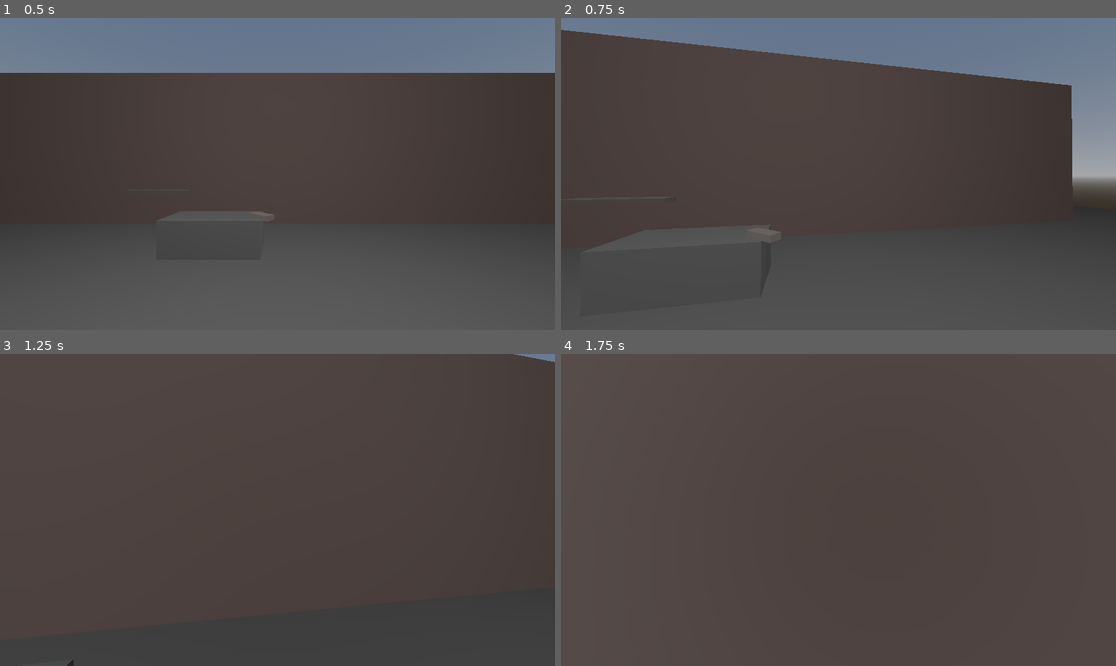
Above: before the commit, frames 1-4 (two rows, left to right).
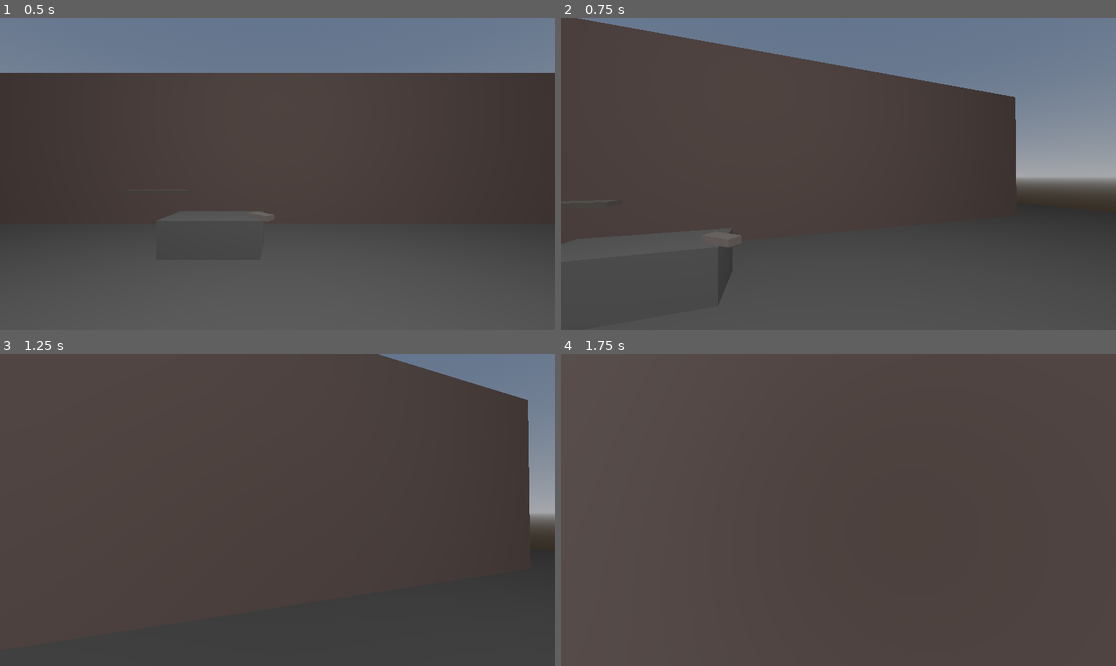
Above: after the commit, the same moments.

Repository: FlstTrnshd/Forgelord
Game: Godot game, scene res://main.tscn
Same seed, same stepped clock (60 frames per second), same inputs: the game is played once before the commit and once after it.
Inputs (mouse positions are in pixels of both pictures, inside the frame that each line leads up to):
- Up to frame 1 (0.5 s): no input
- Up to frame 2 (0.75 s): tap Enter at 0.5 s; move the mouse to (866, 174) at 0.52 s; press the mouse at (866, 174) at 0.53 s; hold W (move_forward) from 0.53 s (still down)
- Up to frame 3 (1.25 s): keep holding W (move_forward); tap Tab (tab) at 0.8 s
- Up to frame 4 (1.75 s): keep holding W (move_forward); move the mouse to (810, 510) at 1.27 s; release the mouse at (810, 510) at 1.28 s; tap Tab (tab) at 1.35 s; click (810, 510) at 1.55 s

Frame 1 is identical in both runs. In frame 2, 5.9% of the frame differs, in the area x 0-93%, y 0-74%; in frame 3, 4.5%; in frame 4, less than 0.1%.
Error before the commit: Cannot call method 'get_first_node_in_group' on a null value. (res://hammer.gd:3)

Commit message:
Anvil Script mostly done

Diff:
--- a/Weapon.tscn
+++ b/Weapon.tscn
@@ -5,8 +5,7 @@
 [sub_resource type="BoxShape3D" id="BoxShape3D_ab8f4"]
 size = Vector3(0.5, 1.75, 0.1)
 
-[node name="Node3D" type="StaticBody3D" unique_id=694019533 groups=["Weapon"]]
-transform = Transform3D(0.5, 0, 0, 0, 0.5, 0, 0, 0, 0.5, 0, 0, 0)
+[node name="Static_Body" type="StaticBody3D" unique_id=694019533 groups=["Weapon"]]
 script = ExtResource("1_amow5")
 type = "Weapon"
 
--- a/anvil.gd
+++ b/anvil.gd
@@ -1,4 +1,68 @@
 extends StaticBody3D
 class_name Bench
 
+const WEAPON_INGOT_COUNT = {1: "Dagger", 2: "Shortsword", 3: "Greatsword"}
+@onready var WeaponScne = load("res://Weapon.tscn")
+@onready var player = get_tree().get_first_node_in_group("player")
+
 var assigned_slots = 0
+
+var forge_confirmed = true
+
+var PH_Instance = null
+
+func _input(event: InputEvent) -> void:
+	if event is InputEventMouseButton and event.pressed == false and forge_confirmed == false and player.movable == false:
+		print("Trust")
+		confirm_forging()
+	elif event.is_action_pressed("tab") and forge_confirmed == false:
+		cancel_forging()
+
+func begin_forging():
+	if assigned_slots in WEAPON_INGOT_COUNT:
+		for child in get_children():
+			if child is Marker3D:
+				for slot in child.get_children():
+					if slot is shelf_slot:
+						for ingot in slot.get_children():
+							if ingot is Ingot:
+								ingot.hide()
+								ingot.collision_layer = 0
+		var weapon = WEAPON_INGOT_COUNT[assigned_slots]
+		var instance = WeaponScne.instantiate()
+		$Marker3D2.add_child(instance)
+		instance.rotation_degrees = Vector3(90.0, 0.0, 90.0)
+		instance.get_mesh(weapon, "Blade")
+		PH_Instance = instance
+		forge_confirmed = false
+		set_process_input(false)
+		await get_tree().process_frame
+		await get_tree().process_frame
+		set_process_input(true)
+
+func confirm_forging():
+	for child in get_children():
+		if child is Marker3D:
+			for slot in child.get_children():
+				if slot is shelf_slot:
+					for ingot in slot.get_children():
+						if ingot is Ingot:
+							ingot.queue_free()
+							forge_confirmed = true
+							assigned_slots = 0
+							player.free_movement()
+					slot.occupied = false
+
+func cancel_forging():
+	for child in get_children():
+		if child is Marker3D:
+			for slot in child.get_children():
+				if slot is shelf_slot:
+					for ingot in slot.get_children():
+						if ingot is Ingot:
+							print("Glup")
+							ingot.show()
+							ingot.collision_layer = 2
+							forge_confirmed = true
+							if PH_Instance != null:
+								PH_Instance.queue_free()
--- a/hammer.gd
+++ b/hammer.gd
@@ -1,12 +1,14 @@
 extends StaticBody3D
 
-var player = get_tree().get_first_node_in_group("player")
-var anvil_view = get_tree().get_nodes_in_group("Anvil")
+@onready var player = get_tree().get_first_node_in_group("player")
+@onready var anvil = get_tree().get_nodes_in_group("Anvil")
+var anvil_view = null
 
 func interact(a, b):
-	for i in range(len(anvil_view)):
-		if anvil_view[i] is Marker3D:
-			anvil_view = anvil_view[i]
+	for i in range(len(anvil)):
+		if anvil[i] is Marker3D:
+			anvil_view = anvil[i]
 	player.global_position = anvil_view.global_position
 	player.movable = false
 	player.anvil_view = true
+	anvil[0].begin_forging()
--- a/main.tscn
+++ b/main.tscn
@@ -3,7 +3,6 @@
 [ext_resource type="PackedScene" uid="uid://do5la4ot1a8rw" path="res://Forge.tscn" id="1_ig7tw"]
 [ext_resource type="PackedScene" uid="uid://cip6mpuixjlmm" path="res://Player.tscn" id="2_h2yge"]
 [ext_resource type="PackedScene" uid="uid://cy8qfplpujj1f" path="res://ingot.tscn" id="3_1bvp3"]
-[ext_resource type="PackedScene" uid="uid://bfjs2xkxnh5bi" path="res://Weapon.tscn" id="4_1bvp3"]
 
 [sub_resource type="ProceduralSkyMaterial" id="ProceduralSkyMaterial_h2yge"]
 
@@ -26,9 +25,6 @@
 
 [node name="Node3D2" parent="." unique_id=392491796 instance=ExtResource("3_1bvp3")]
 
-[node name="Node3D3" parent="." unique_id=2127883389 instance=ExtResource("4_1bvp3")]
-transform = Transform3D(0, -1, -4.371139e-08, -4.371139e-08, -4.3711385e-08, 1, -1, 0, -4.371139e-08, -1.0905535, -0.25904658, -4.336482)
-
 [node name="StaticBody3D" parent="." unique_id=1540361304 instance=ExtResource("3_1bvp3")]
 
 [node name="StaticBody3D2" parent="." unique_id=924057098 instance=ExtResource("3_1bvp3")]
--- a/player.gd
+++ b/player.gd
@@ -38,9 +38,9 @@
 
 func _input(event: InputEvent) -> void:
 	if event.is_action_pressed("tab") and movable != true:
-		anvil_view = false
-		movable = true
-		print("Should Move Now")
-	elif event.is_action_pressed("tab"):
-		var weapon = get_tree().get_first_node_in_group("Weapon")
-		weapon.get_mesh("Greatsword", "Blade")
+		free_movement()
+
+func free_movement():
+	anvil_view = false
+	movable = true
+	print("Should Move Now")
--- a/project.godot
+++ b/project.godot
@@ -24,6 +24,13 @@
 WorldClock="*res://World_Clock.gd"
 Kingdoms="*res://Kingdoms.gd"
 
+[display]
+
+window/size/viewport_width=1920
+window/size/viewport_height=1080
+window/size/mode=3
+window/size/initial_position_type=4
+
 [global_group]
 
 player=""
--- a/test.gd
+++ b/test.gd
@@ -1 +1,2 @@
 extends Interactable
+class_name Ingot
